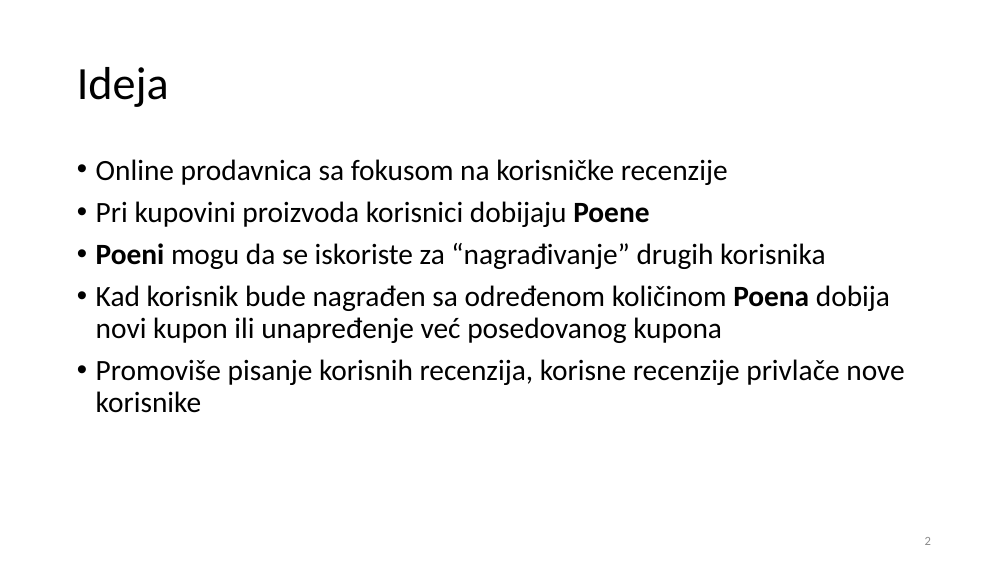
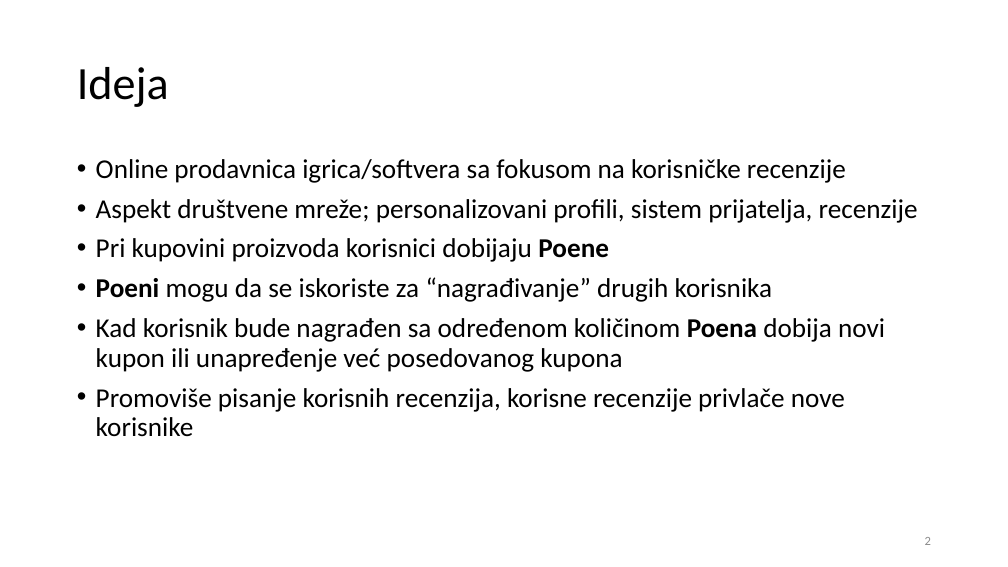
Before and after one commit to RenatusRS/FLUDJ-Net, a slide deck: slide 2 of FLUDJ Net.pptx. Drawn at 1008x567 pixels with LibreOffice and Linux fonts; fonts in the diff are those of the drawing; background and template pictures are left out. Boxes give left, top, right and bottom in pixels: in the first picture for what was removed or moved away, otherwise in the second. Text is boxed around its words. In the diff, an @@ line names an element or a change of style, - is before the commit and + after.

```diff
--- a/FLUDJ Net.pptx
+++ b/FLUDJ Net.pptx
@@ text at (96, 159, 918, 223): text changed; size 28 to 25.9 pt @@
-• Online prodavnica sa fokusom na korisničke recenzije
+• Online prodavnica igrica/softvera sa fokusom na korisničke recenzije
+• Aspekt društvene mreže; personalizovani profili, sistem prijatelja, recenzije
@@ text at (96, 238, 885, 437): size 28 to 25.9 pt in "Pri kupovini proizvoda korisnici dobijaju Poene", "Poeni mogu da se iskoriste za “nagrađivanje” ...", "Kad korisnik bude nagrađen sa određenom količinom ...", "Promoviše pisanje korisnih recenzija, korisne recenzije priv ..." @@
```
Also in this commit, not shown: 3 other slides changed, 2 other files.
